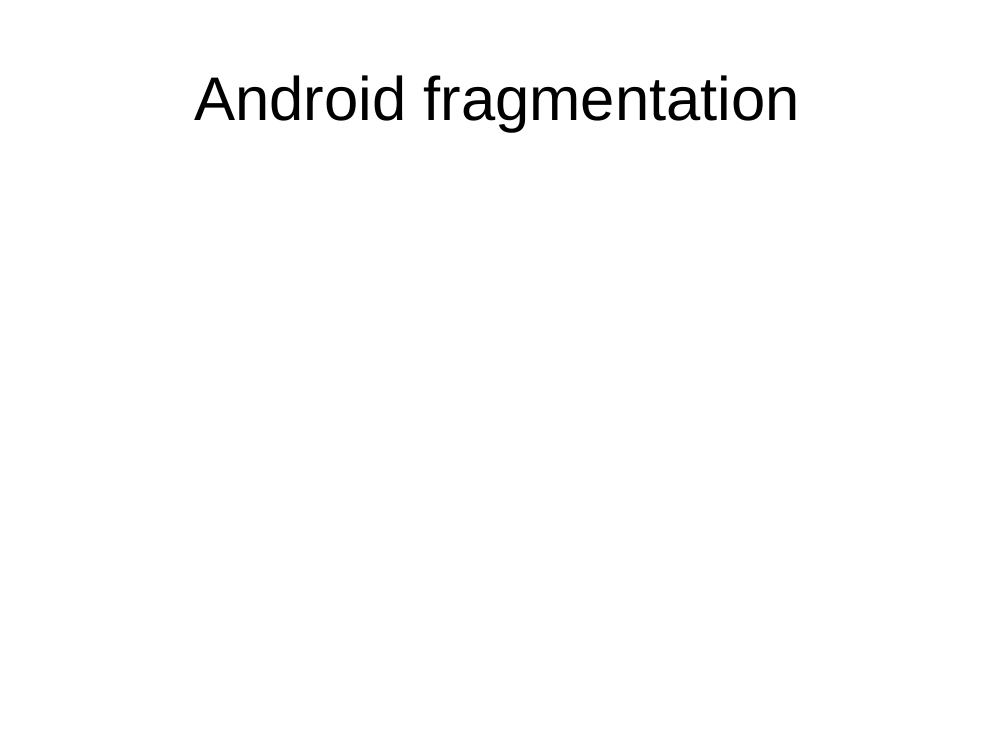
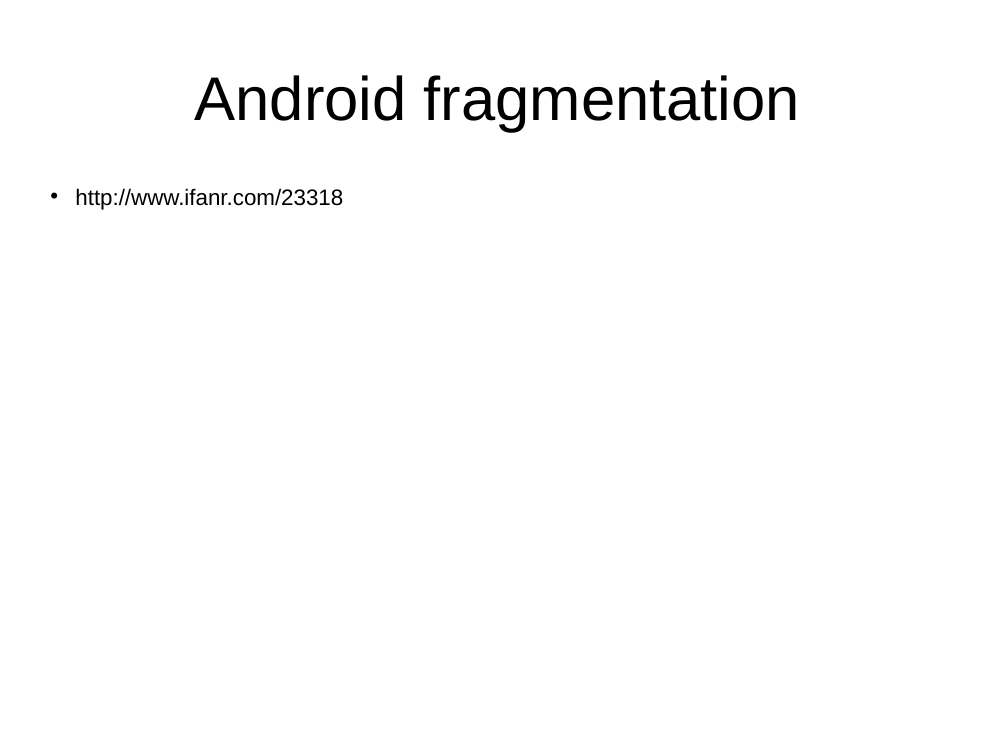
Before and after one commit to widerules/system-information, a slide deck: slide 3 of cts/CDD-digest.ppt. Drawn at 1008x756 pixels with LibreOffice and Linux fonts; fonts in the diff are those of the drawing; background and template pictures are left out. Boxes give left, top, right and bottom in pixels: in the first picture for what was removed or moved away, otherwise in the second. Text is boxed around its words. In the diff, an @@ line names an element or a change of style, - is before the commit and + after.

```diff
--- a/cts/CDD-digest.ppt
+++ b/cts/CDD-digest.ppt
@@ text added at bbox=[75, 188, 343, 210], 16 pt, text #000000 @@
+• http://www.ifanr.com/23318
```
Also in this commit, not shown: 22 other slides changed.
